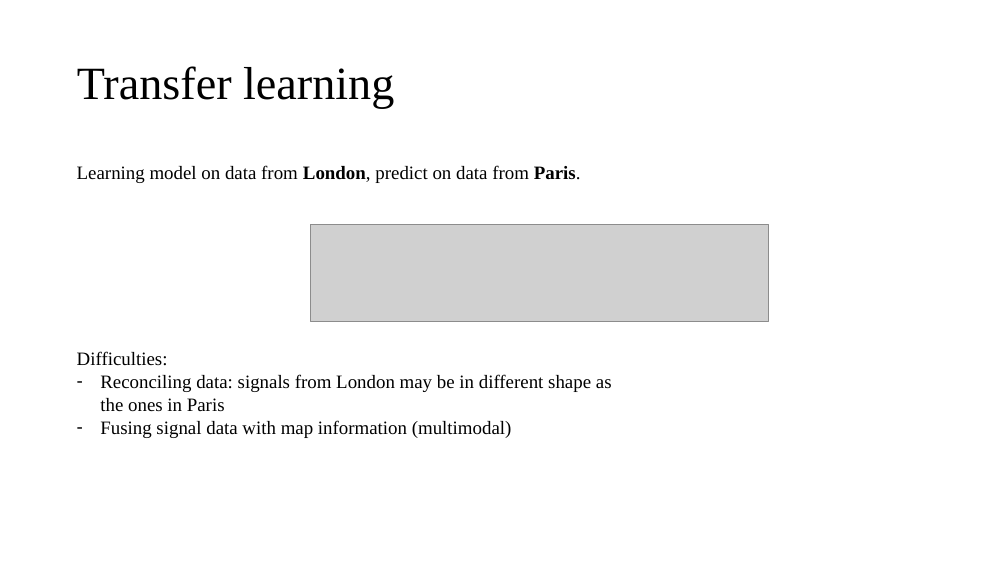
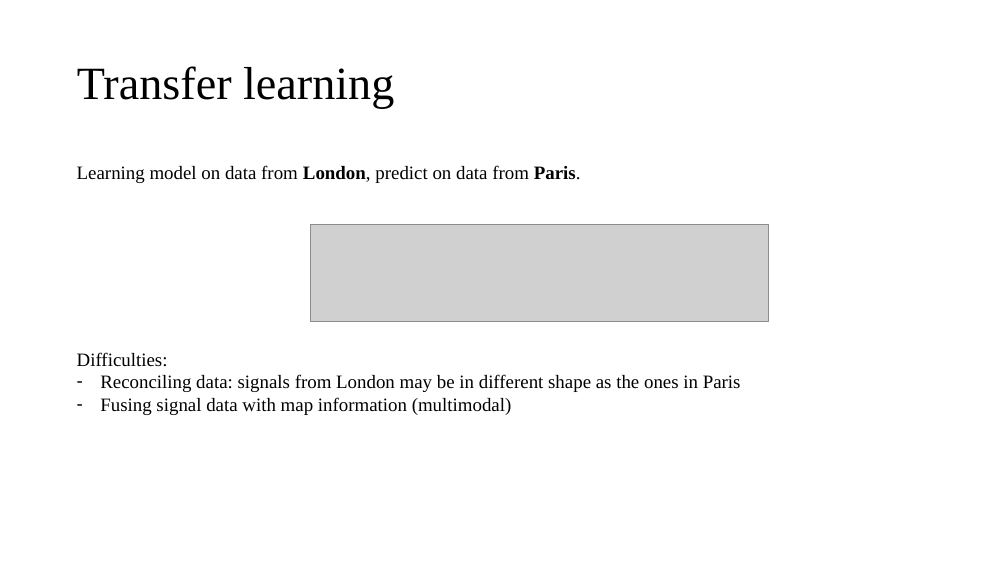
Before and after one commit to ukunliu/WSN_simulation, a slide deck: slide 20 of presentation.pptx (slide 19 before the commit). Drawn at 1008x567 pixels with LibreOffice and Linux fonts; fonts in the diff are those of the drawing; grey boxes stand for pictures. Boxes give left, top, right and bottom in pixels: in the first picture for what was removed or moved away, otherwise in the second. Text is boxed around its words. In the diff, an @@ line names an element or a change of style, - is before the commit and + after.

Commit message:
tl_slides

```diff
--- a/presentation.pptx
+++ b/presentation.pptx
@@ text "Difficulties:" rewrapped from (x1=77, y1=351, x2=612, y2=438) to (x1=77, y1=352, x2=741, y2=415) @@
```
Also in this commit, not shown: 1 other slide changed, 9 slides added, 12 other files.
